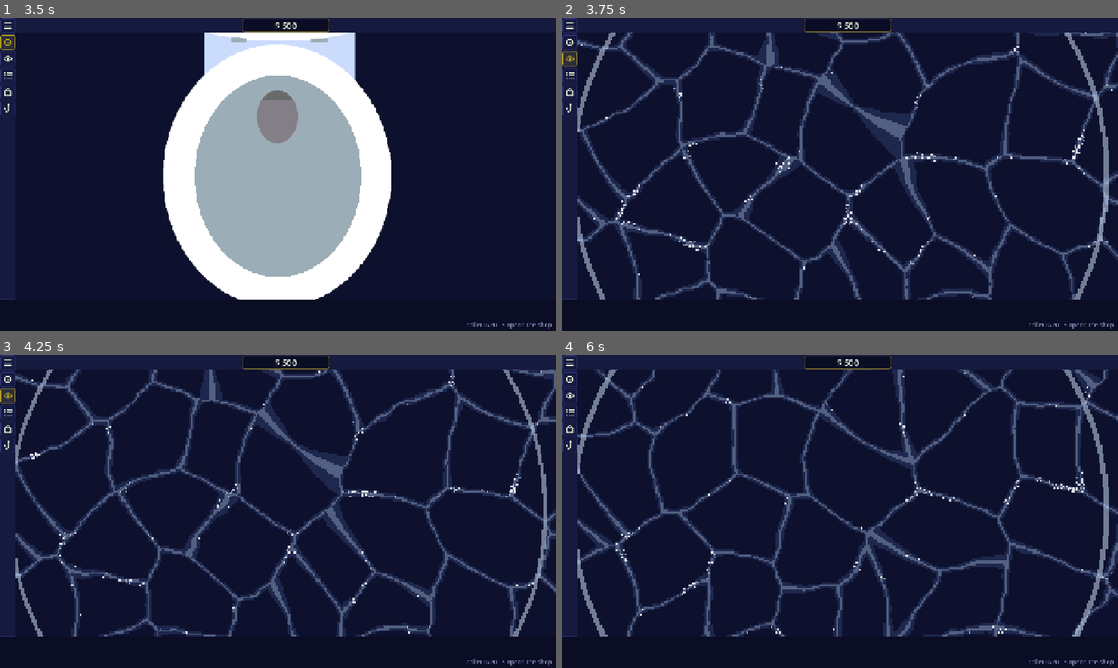
Above: before the commit, frames 1-4 (two rows, left to right).
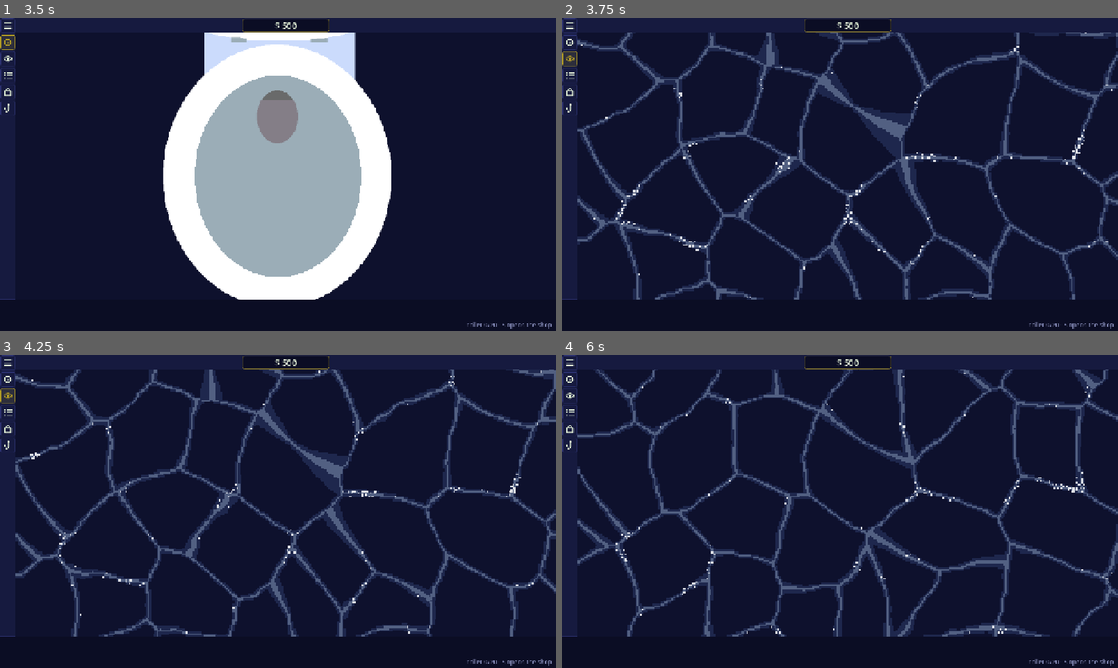
Above: after the commit, the same moments.

Repository: frnklnnlsn/koi-idle
Game: Godot game, scene res://game_parts/user_interface/scenes/main_UI.tscn
Same seed, same stepped clock (60 frames per second), same inputs: the game is played once before the commit and once after it.
Inputs (mouse positions are in pixels of both pictures, inside the frame that each line leads up to):
- Up to frame 1 (3.5 s): click (5, 108) at 0.5 s; click (5, 108) at 1.25 s; click (5, 24) at 2 s; click (5, 43) at 2.75 s
- Up to frame 2 (3.75 s): click (567, 58) at 3.5 s
- Up to frame 3 (4.25 s): no input
- Up to frame 4 (6 s): tap Enter at 4.25 s; move the mouse to (962, 495) at 4.27 s; hold D 4.28-5 s; tap Backspace at 4.35 s; click (962, 495) at 4.42 s; drag from (728, 527) to (840, 511) at 5.02 s; move the mouse to (895, 442) at 5.77 s; hold D from 5.78 s (still down); tap F at 5.85 s

Frame 1 is identical in both runs. In frame 2, 1.3% of the frame differs, in the area x 2-99%, y 4-90%; in frame 3, 1.1%; in frame 4, 1.4%.

Commit message:
Pond water: edge foam off by default
Co-Authored-By: Claude Opus 5.5 <noreply@anthropic.com>
Claude-Session: https://claude.ai/code/session_01EFMBTUzXdodmqvh2BWDEMY

Diff:
--- a/koi-idle-godot/game_parts/FishComposition/resources/pond_water_surface.tres
+++ b/koi-idle-godot/game_parts/FishComposition/resources/pond_water_surface.tres
@@ -13,3 +13,4 @@
 shader_parameter/light_scale = 90.0
 shader_parameter/light_speed = 0.5
 shader_parameter/light_width = 0.14
+shader_parameter/foam_width = 0.0
--- a/koi-idle-godot/game_parts/FishComposition/shaders/pond_water.gdshader
+++ b/koi-idle-godot/game_parts/FishComposition/shaders/pond_water.gdshader
@@ -52,8 +52,8 @@
 
 group_uniforms foam;
 uniform vec4 foam_color : source_color = vec4(0.85, 0.92, 1.0, 0.5);
-// Width of the foam band at the edge, in pond pixels (0 = no foam).
-uniform float foam_width : hint_range(0.0, 40.0, 0.5) = 6.0;
+// Width of the foam band at the edge, in pond pixels (0 = no foam, the default).
+uniform float foam_width : hint_range(0.0, 40.0, 0.5) = 0.0;
 // Set by the pond from its swim shape (an ellipse or circle).
 uniform vec2 foam_center = vec2(0.0);
 uniform vec2 foam_radii = vec2(0.0);
